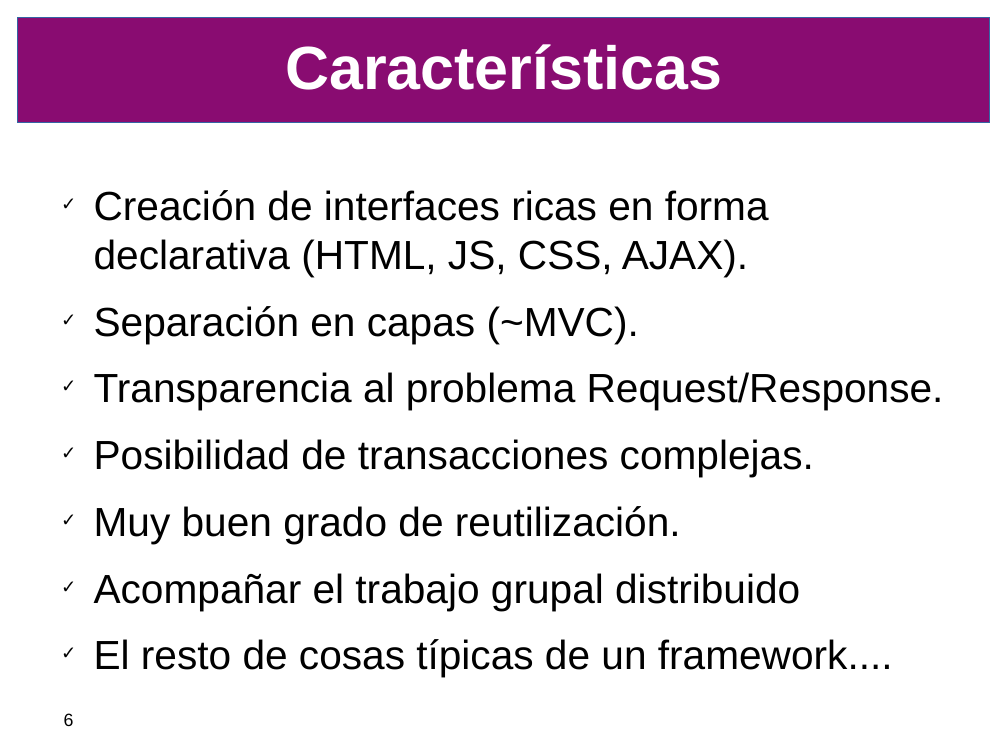
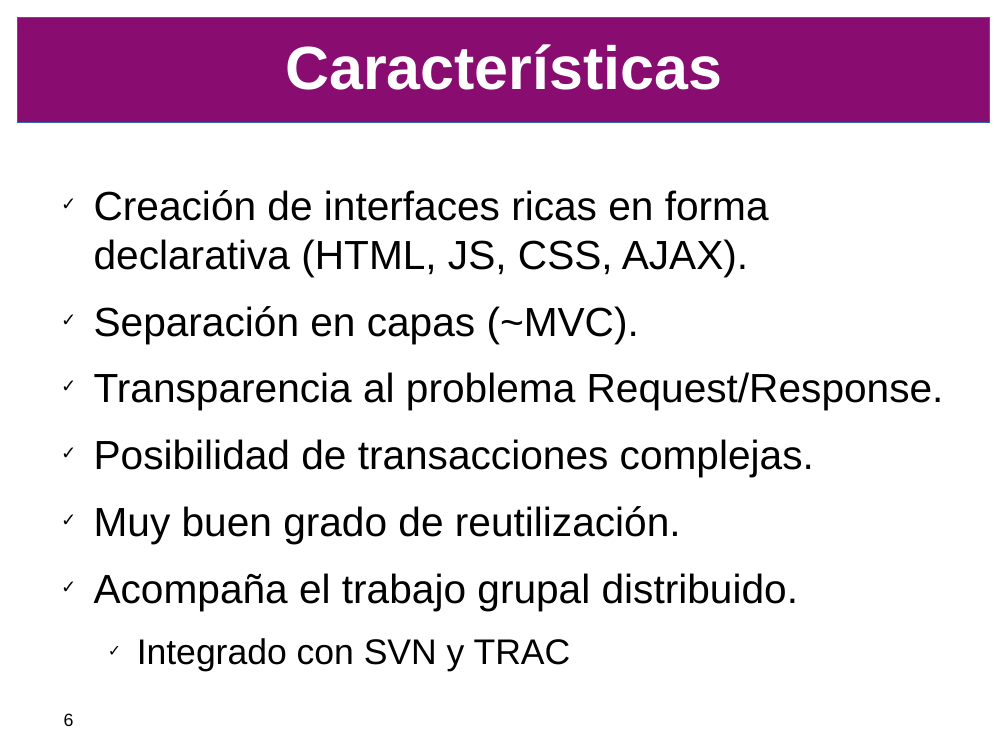
Before and after one commit to SIU-Toba/framework, a slide deck: slide 6 of doc/presentacion/CafeConf2006.odp. Drawn at 1008x756 pixels with LibreOffice and Linux fonts; fonts in the diff are those of the drawing; background and template pictures are left out. Boxes give left, top, right and bottom in pixels: in the first picture for what was removed or moved away, otherwise in the second. Text is boxed around its words. In the diff, an @@ line names an element or a change of style, - is before the commit and + after.

```diff
--- a/doc/presentacion/CafeConf2006.odp
+++ b/doc/presentacion/CafeConf2006.odp
@@ text at bbox=[94, 573, 798, 672]: text changed @@
-✓ Acompañar el trabajo grupal distribuido
-✓ El resto de cosas típicas de un framework....
+✓ Acompaña el trabajo grupal distribuido.
+  ✓ Integrado con SVN y TRAC
```
Also in this commit, not shown: 8 other slides changed, 1 slide added.
